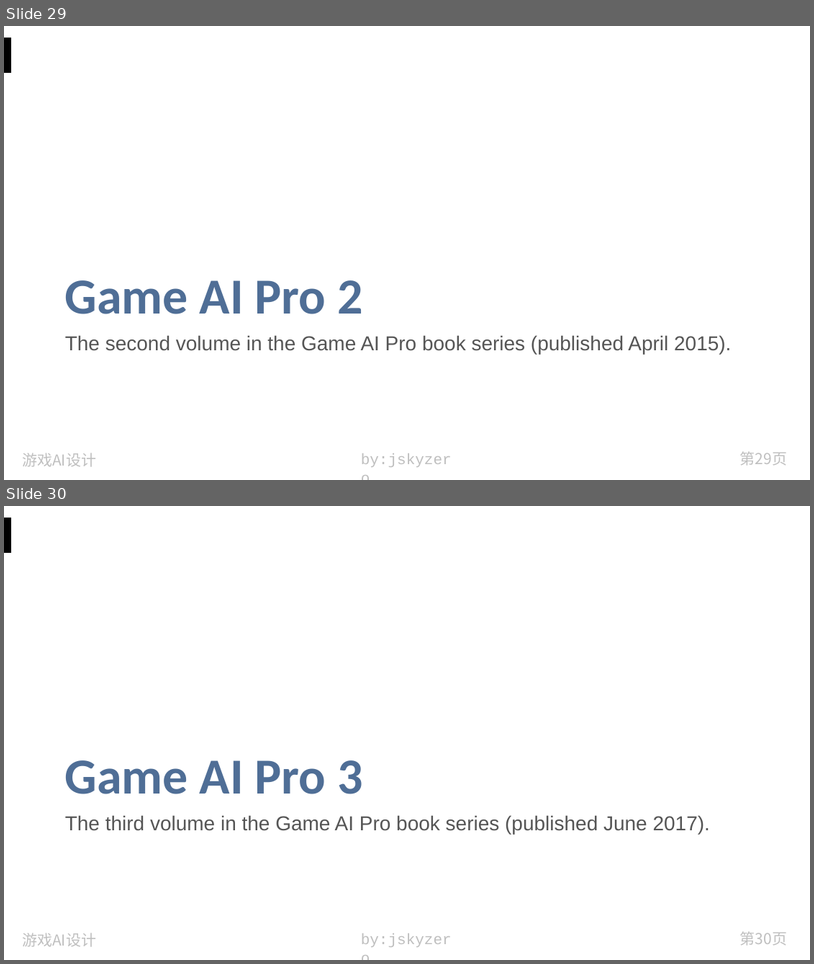
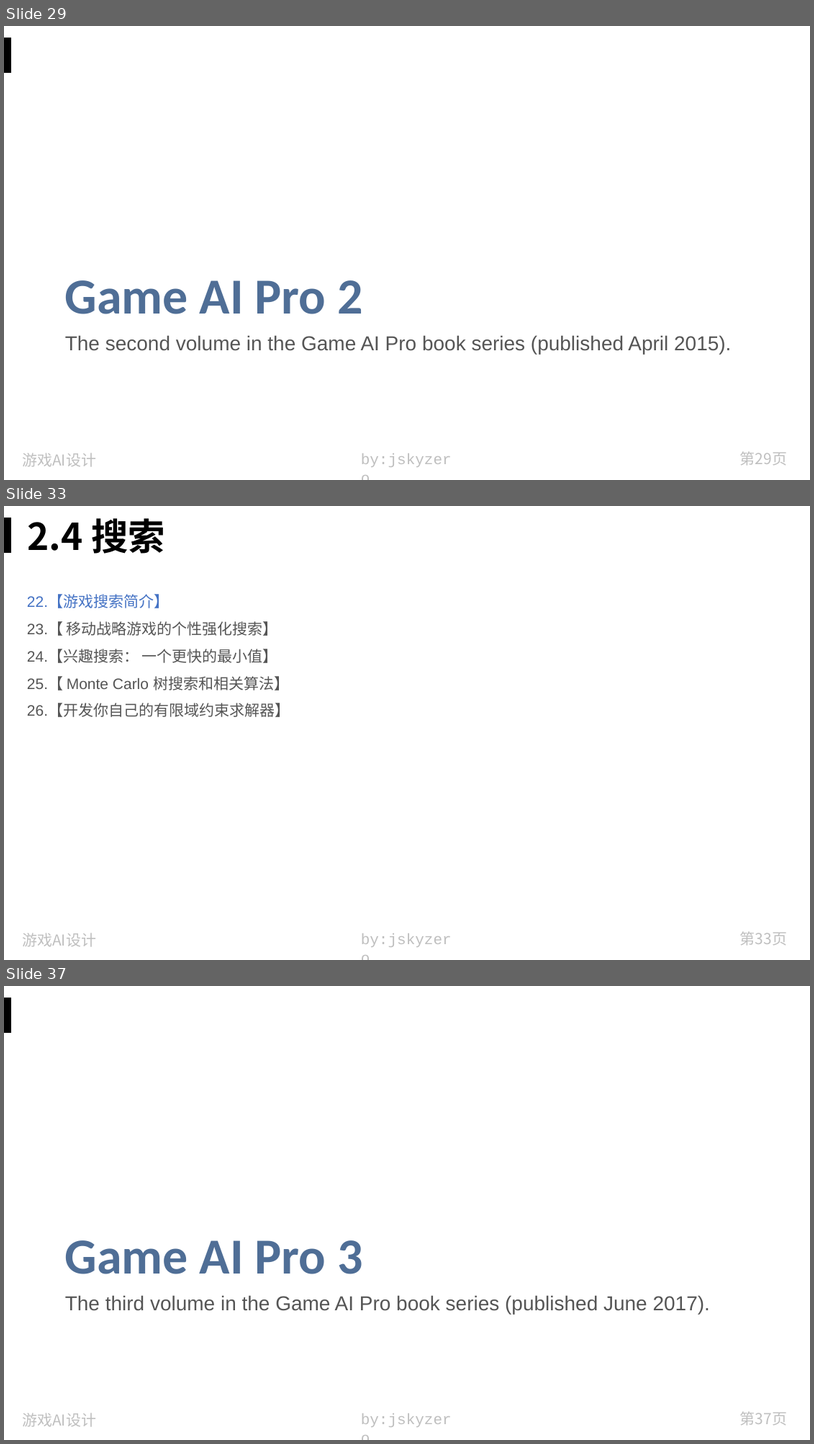
Before and after one commit to jskyzero/design.jskyzero.com, a slide deck: assets/img/skill/GameAIPro/Game AI Pro.pptx. Shown one above the other, each under a label of ours: slides 29 and 30 before the commit, slides 29, 33 and 37 after it; the slides between them are not shown. The pictures are 814x964 and 814x1444 pixels, drawn with LibreOffice and Linux fonts; fonts in the diff are those of the drawing. Boxes give left, top, right and bottom in pixels: in the first picture for what was removed or moved away, otherwise in the second. Text is boxed around its words. In the diff, an @@ line names an element or a change of style, - is before the commit and + after.

```diff
--- a/assets/img/skill/GameAIPro/Game AI Pro.pptx
+++ b/assets/img/skill/GameAIPro/Game AI Pro.pptx
@@ slide 33 added at <box>4,506,810,960</box>, background #FFFFFF; not listed: 4 template elements that a slide beside it also shows @@
@@ title added at <box>27,518,165,554</box>, 44 pt, text #000000, bold @@
+2.4 搜索
@@ text added at <box>27,595,290,717</box>, 18 pt, text #555555 @@
+22.【游戏搜索简介】
+23.【 移动战略游戏的个性强化搜索】
+24.【兴趣搜索： 一个更快的最小值】
+25.【 Monte Carlo 树搜索和相关算法】
+26.【开发你自己的有限域约束求解器】
@@ what was slide 30 is now slide 37 @@
@@ page number at <box>741,1412,787,1425</box>: text changed @@
-第30页
+第37页
```
Also in this commit, not shown: 7 slides changed, 13 other slides added, 1 slide removed, 32 other files.
